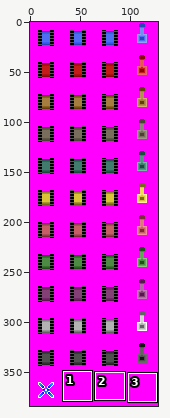
Sprite sheet, stored at v3_projectiles/sprites/sprite-sheet.png. Above: a wide view before the commit, with the close-up outlined.
Close-up. Before:
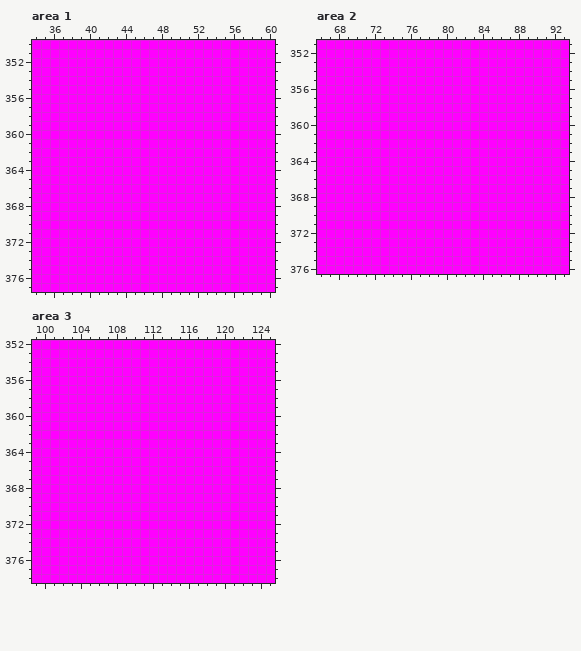
The file is 128x384 pixels. Colours within 5 levels of each other are drawn and written as one. Shown: area 1: x 34..60, y 350..377; area 2: x 66..93, y 351..376; area 3: x 99..125, y 352..378.
The same view after the edit:
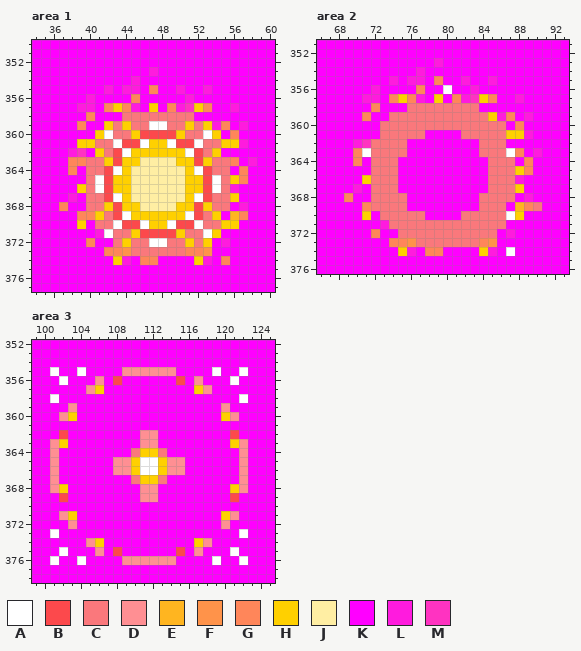
Palette (. is transparent): A #ffffff  B #fc494c  C #fa787c  D #ff8f93  E #ffb520  F #ff934a  G #ff865a  H #ffd000  J #ffeea3  K #ff00ff  L #ff1bde  M #ff33c1
The edit:
Changed rows in their new state; - is an unchanged pixel.
Area 1:
first column x 37:
353 ----------L-----------
354 --------L-------------
355 -----L-LL-G--L--L-----
356 ---L----G-----L-------
357 --LL-GHGL-H-GLMHG--L--
358 ---G---CCCCCCCC-------
359 --G--HCHCCAACCHCHLG-L-
360 ----HACCHBBBBHCCAH-G--
361 --HHCCABBAHHABBACCHHL-
362 -LM-HCBAHHHHHHABCH----
363 -GGCCHBHHJJJJHHBHCCG-L
364 -G-CCBAHJJJJJJHABCC-G-
365 ---CABHHJJJJJJHHBACHG-
366 --HCABHHJJJJJJHHBACL--
367 -L-CCBAHJJJJJJHABCCH--
368 G--CCHBHHJJJJHHBHCC-L-
369 --GGHCBAHHHHHHABCH-EG-
370 --H-CCABBAHHABBACCHH--
371 ----LACCHBBBBHCCAH----
372 ---G--CHCCAACCHCH-L---
373 -----GGFCCCCCCGGF-----
374 ------HL-GG----HL-G---
Area 2:
first column x 69:
353 ----------L-----------
354 --------L-------------
355 -----L-LL-G--L--L-----
356 ---L----G--A--L-------
357 --LL-GHGL-H-GLMHG--L--
358 ---G---CCCCCCCC-------
359 --G--CCCCCCCCCCCHLG-L-
360 ----CCCCCCCCCCCCCC-G--
361 ----CCCCC----CCCCCHHL-
362 -LMCCCC--------CCC----
363 -GACCCC--------CCCAG-L
364 -G-CCC----------CCC-G-
365 ---CCC----------CCCHG-
366 --HCCC----------CCCL--
367 -L-CCC----------CCCH--
368 G--CCCC--------CCCC-L-
369 --GCCCC--------CCC-EGC
370 --H-CCCCC----CCCCCAH--
371 ----LCCCCCCCCCCCCC----
372 ---G--CCCCCCCCCCC-L---
373 -----GGFCCCCCCCGF-----
374 ------HL-GG----HL-A---
Area 3:
first column x 101:
355 A--A----DDDDDD----A--A
356 -A---D-B------B-D---A-
357 ----DH----------HD----
358 A--------------------A
359 --D----------------D--
360 -DH----------------HD-
362 -B--------DD--------B-
363 DH--------DD--------HD
364 D--------CHHC--------D
365 D------DDHAAHDD------D
366 D------DDHAAHDD------D
367 D--------CHHC--------D
368 DH--------DD--------HD
369 -B--------DD--------B-
371 -DH----------------HD-
372 --D----------------D--
373 A--------------------A
374 ----DH----------HD----
375 -A---D-B------B-D---A-
376 A--A----DDDDDD----A--A
Boxes around the changes in both close-ups, in picture pixels (x1, y1, x2, y2):
changed: (59, 67, 257, 265)
changed: (344, 58, 542, 256)
changed: (50, 367, 248, 565)
